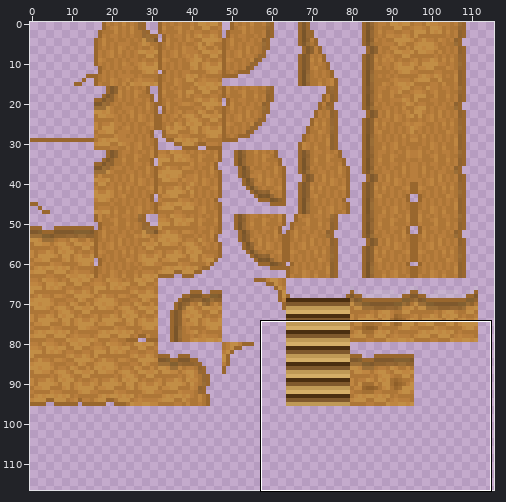
One commit to this sprite sheet: zeldalike/dialogue_test/Mountain_Tileset_Retooling.png. Above: a wide view before the commit, with the close-up outlined.
Close-up. Before the commit:
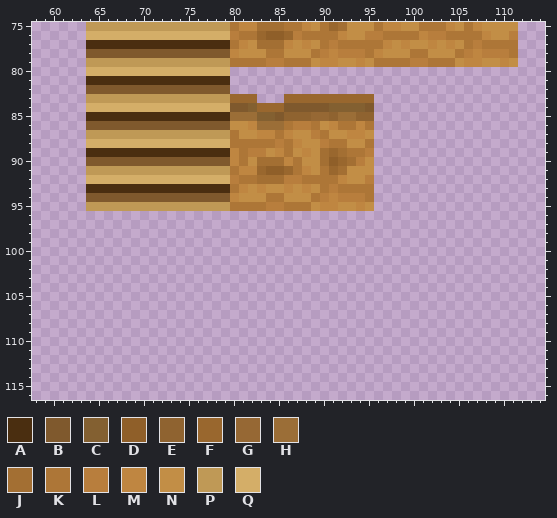
The file is 128x128 pixels. Colours within 5 levels of each other are drawn and written as one. Shown: x 58..114, y 75..116. The wide view leaves out empty margins.
Palette (. is transparent): A #4a2e10  B #7f592d  C #836031  D #8f5f29  E #8f6330  F #99672e  G #966834  H #9b6e37  J #a36f33  K #ad7637  L #b87e3d  M #bf8641  N #c28e46  P #bf9956  Q #d4ae68
Pixels before, first column x 64:
75 PPPPPPPPPPPPPPPPKMMJJJKKMNKFJNNNKMMNNKKKMNKMNNNN
76 QQQQQQQQQQQQQQQQLKKFDDFLKKKKMNNLLKKKKMLLKKKKMNNL
77 AAAAAAAAAAAAAAAAKMNJJJMNMNKLKKKKKMNMNNMNMNKLKKKK
78 BBBBBBBBBBBBBBBBMNNNKKNNNKLMLLLKMNNNKKNNNKLMLLLK
79 PPPPPPPPPPPPPPPPKKKKLLKKKNMMNNMNKKKKLLKKKNMMNNMN
80 QQQQQQQQQQQQQQQQ................................
81 AAAAAAAAAAAAAAAA................................
82 BBBBBBBBBBBBBBBB................................
83 PPPPPPPPPPPPPPPPFFF...FFFFFFFFFF................
84 QQQQQQQQQQQQQQQQBBCFFFBBBBBCCCCB................
85 AAAAAAAAAAAAAAAAHHHCCBEEEGGEHHEE................
86 BBBBBBBBBBBBBBBBNNMHHHKLLKNMKKMK................
87 PPPPPPPPPPPPPPPPKNNMMKMNNLKNNMMN................
88 QQQQQQQQQQQQQQQQKKKKKLKMNNLKKNNK................
89 AAAAAAAAAAAAAAAAMKLLNMKNMNJFJKKL................
90 BBBBBBBBBBBBBBBBMKNJJJMKNNJDFJLN................
91 PPPPPPPPPPPPPPPPKMMFDDFKMNKFJNNN................
92 QQQQQQQQQQQQQQQQLKKJJJLLKKKKMNNL................
93 AAAAAAAAAAAAAAAAKMNMNNMNMNKLKKKK................
94 BBBBBBBBBBBBBBBBMNNNKKNNNKLMLLLK................
95 PPPPPPPPPPPPPPPPKKKKLLKKKNMMNNMN................
Now the later version:
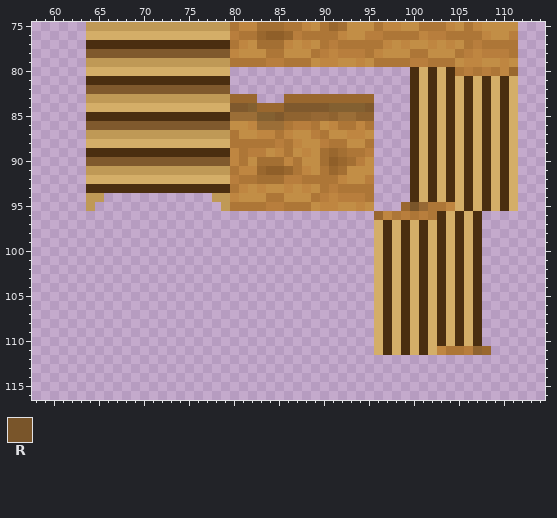
Colours new in this view: R #79552a
What changed:
Colour A is added in row 80 at x 100, 102 and 104; in rows 81 to 94 at x 100, 102, 104, 106, 108 and 110; in row 95 at x 106, 108 and 110; in row 96 at x 103, 105 and 107; in rows 97 to 110 at x 97, 99, 101, 103, 105 and 107; in row 111 at x 97, 99 and 101.
Colour E is added in row 111 at x 107.
Colour F is added in row 80 at x 111; in row 95 at x 99; in row 96 at x 96; in row 111 at x 108.
Colour G is added in row 95 at x 101.
Colour K is added in row 80 at x 105, 107 and 109; in row 95 at x 102 to 103; in row 96 at x 98, 100 and 102; in row 111 at x 104 to 105.
Colour L is added in row 80 at x 106 and 108; in row 96 at x 99 and 101; in row 111 at x 106.
Colour M is added in row 80 at x 110; in row 95 at x 104; in row 96 at x 97; in row 111 at x 103.
Colour P replaces colour B in row 94 at x 64 to 65 and 78 to 79.
Colour Q is added in row 80 at x 101 and 103; in rows 81 to 94 at x 101, 103, 105, 107, 109 and 111; in row 95 at x 105, 107, 109 and 111; in row 96 at x 104 and 106; in rows 97 to 110 at x 96, 98, 100, 102, 104 and 106; in row 111 at x 96, 98, 100 and 102.
Colour R is added in row 95 at x 100.
Colour B is gone in row 94 at x 66 to 77.
Colour P is gone in row 95 at x 65 to 78.
Changed places in both close-ups, as pixel boxes (x1, y1, x2, y2):
added: (374, 67, 518, 355)
changed: (86, 193, 230, 211)
